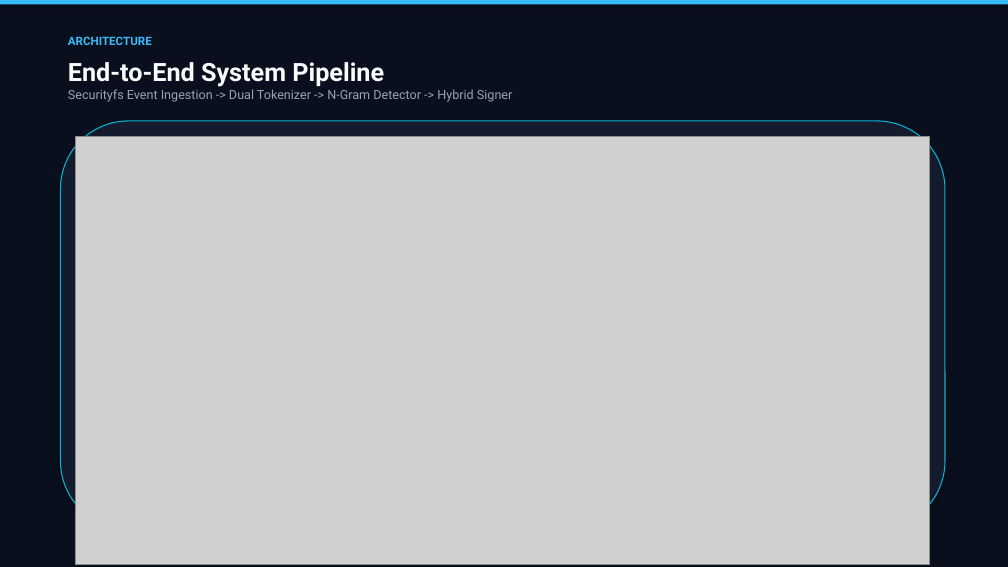
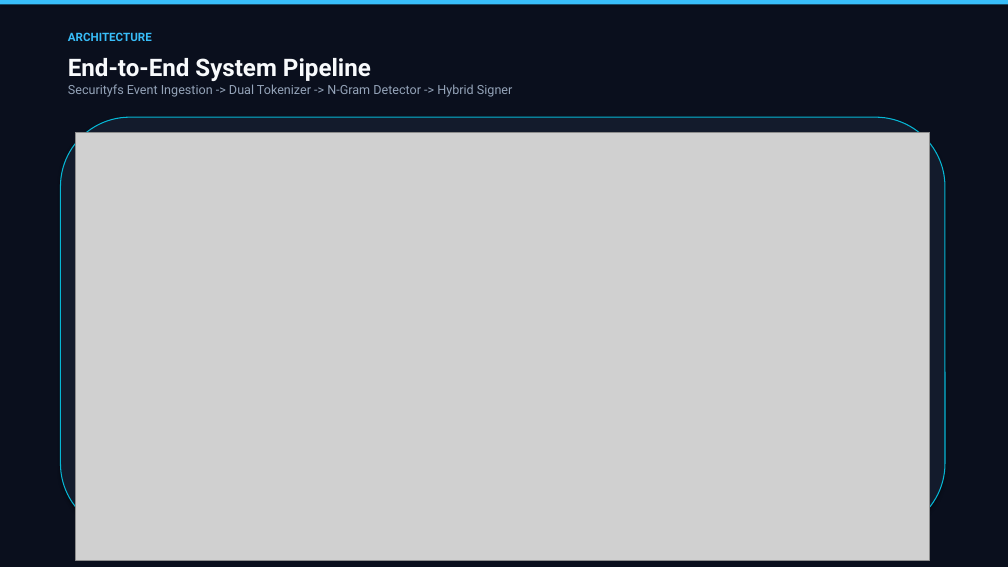
Before and after one commit to basithladdu/prahari, a slide deck: slide 5 of docs/PRAHARI.pptx. Drawn at 1008x567 pixels with LibreOffice and Linux fonts; fonts in the diff are those of the drawing; grey boxes stand for pictures. Boxes give left, top, right and bottom in pixels: in the first picture for what was removed or moved away, otherwise in the second. Text is boxed around its words. In the diff, an @@ line names an element or a change of style, - is before the commit and + after.

```diff
--- a/docs/PRAHARI.pptx
+++ b/docs/PRAHARI.pptx
@@ text "ARCHITECTURE": place and size @@
-text "ARCHITECTURE" at bbox=[68, 36, 152, 45]
+text "ARCHITECTURE" at bbox=[68, 32, 152, 41]
@@ text at bbox=[68, 58, 371, 81]: size 24 to 23 pt in "End-to-End System Pipeline" @@
@@ rounded rectangle: place and size @@
-rounded rectangle at bbox=[60, 121, 945, 529]
+rounded rectangle at bbox=[60, 117, 945, 533]
@@ picture: place and size @@
-picture at bbox=[76, 136, 930, 564]
+picture at bbox=[76, 132, 930, 560]
```
Also in this commit, not shown: 6 other slides changed.
